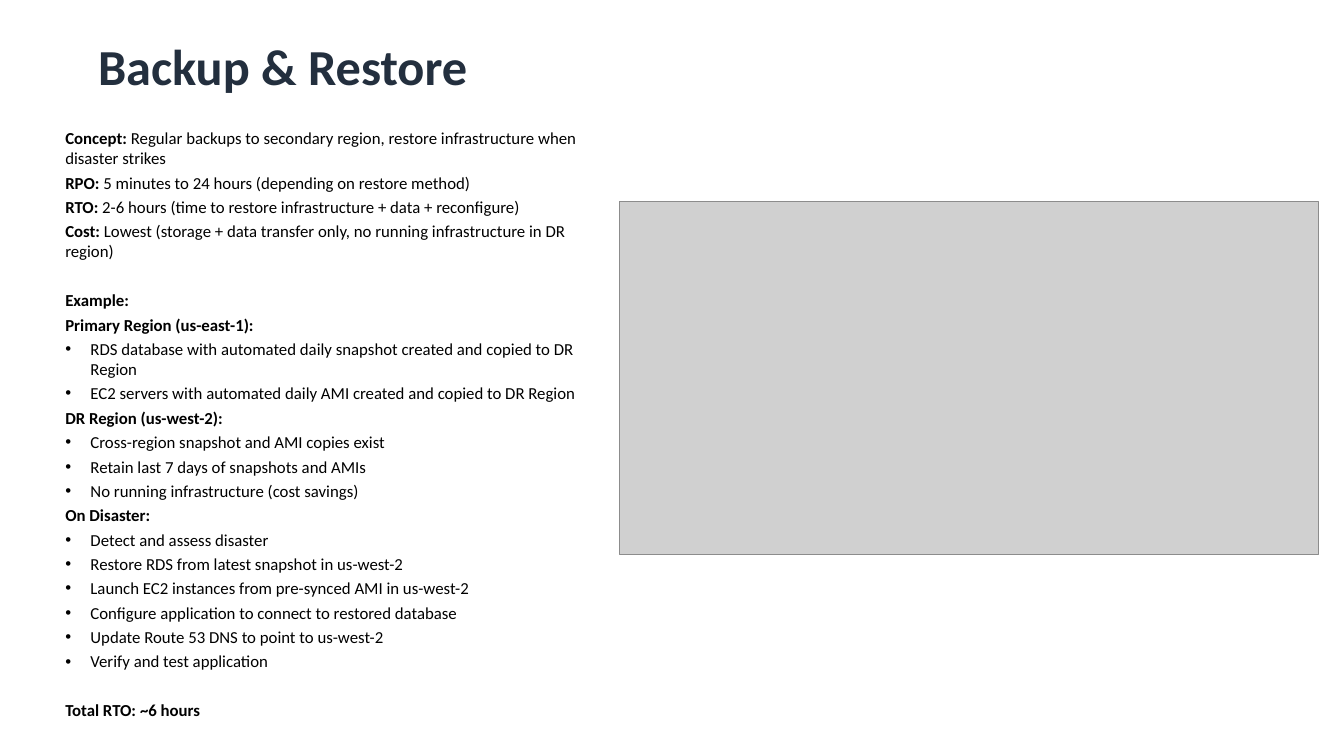
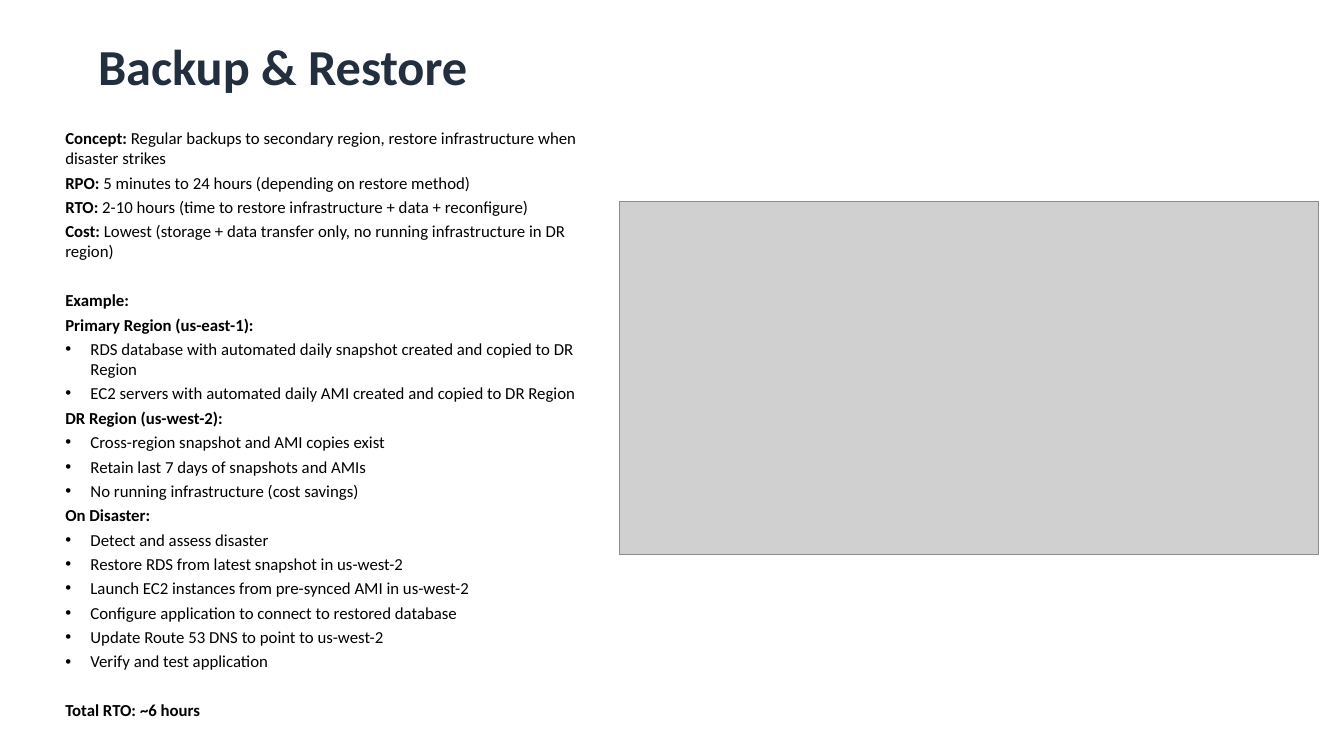
Before and after one commit to aishp411/PPMCAD12, a slide deck: slide 6 of AWS/AWS_Disaster_Recovery&BackUps.pptx. Drawn at 1344x756 pixels with LibreOffice and Linux fonts; fonts in the diff are those of the drawing; grey boxes stand for pictures. Boxes give left, top, right and bottom in pixels: in the first picture for what was removed or moved away, otherwise in the second. Text is boxed around its words. In the diff, an @@ line names an element or a change of style, - is before the commit and + after.

```diff
--- a/AWS/AWS_Disaster_Recovery&BackUps.pptx
+++ b/AWS/AWS_Disaster_Recovery&BackUps.pptx
@@ text at [65, 201, 528, 216]: text changed @@
-RTO: 2-6 hours (time to restore infrastructure + data + reconfigure)
+RTO: 2-10 hours (time to restore infrastructure + data + reconfigure)
```
Also in this commit, not shown: 4 other slides changed, 6 other files.
